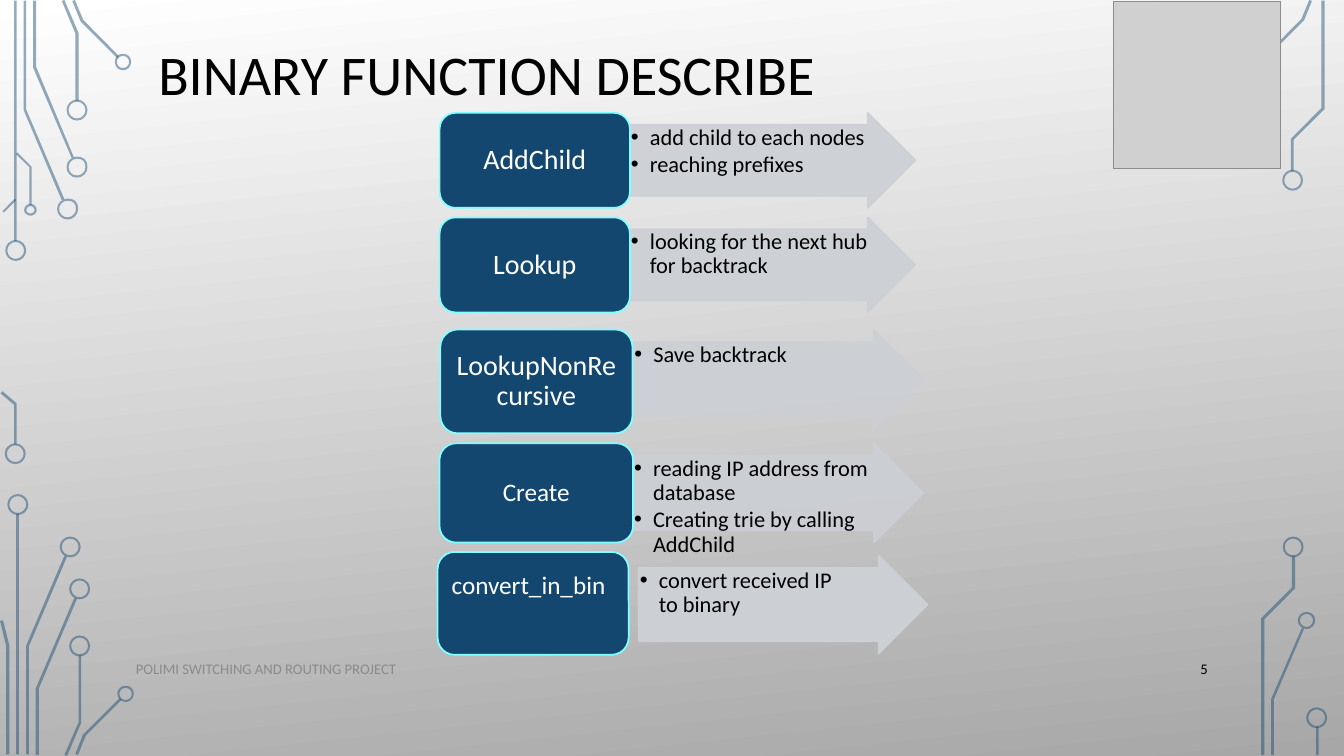
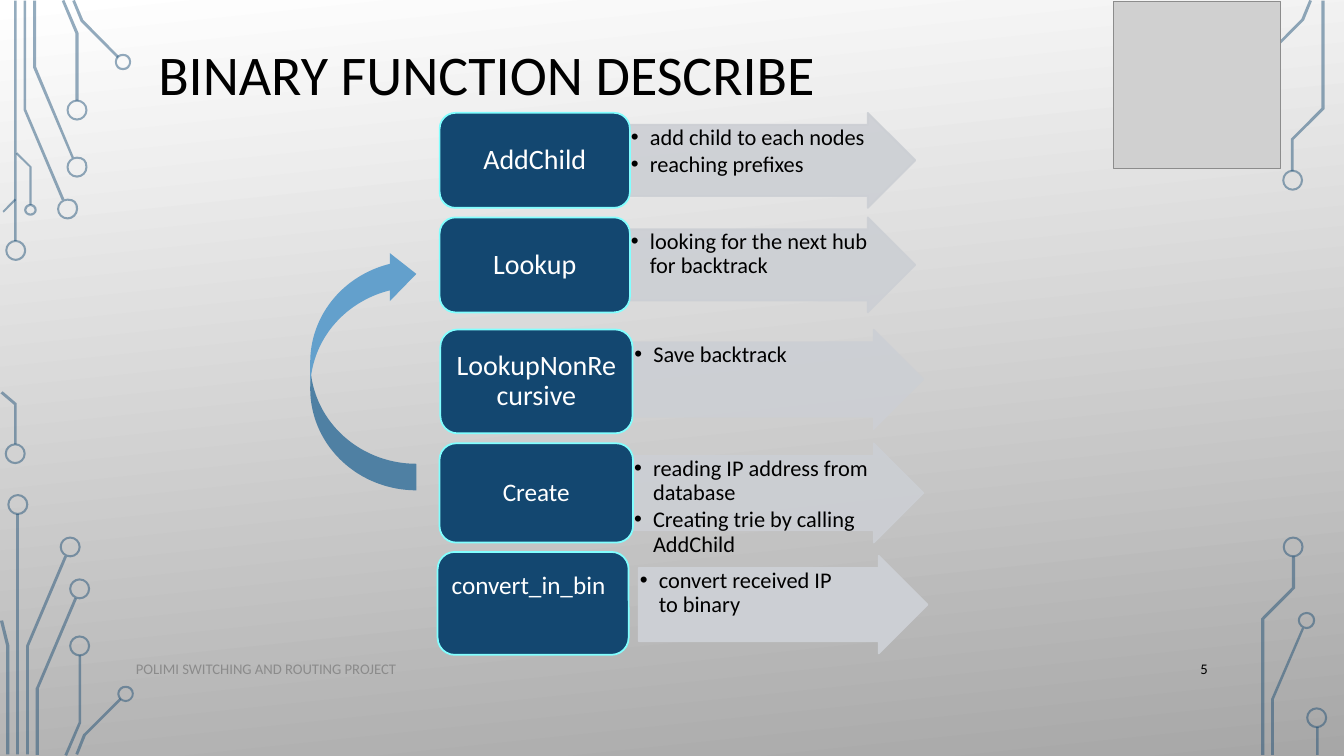
Before and after one commit to ataeiamirhosein/NetFuncVirt, a slide deck: slide 5 of present/Ip_lookup_algorithms.pptx. Drawn at 1344x756 pixels with LibreOffice and Linux fonts; fonts in the diff are those of the drawing; grey boxes stand for pictures; background and template pictures are left out. Boxes give left, top, right and bottom in pixels: in the first picture for what was removed or moved away, otherwise in the second. Text is boxed around its words. In the diff, an @@ line names an element or a change of style, - is before the commit and + after.

```diff
--- a/present/Ip_lookup_algorithms.pptx
+++ b/present/Ip_lookup_algorithms.pptx
@@ curved right arrow added at [311, 250, 416, 491], fill #63A0CC @@
```
Also in this commit, not shown: 2 other slides changed.
